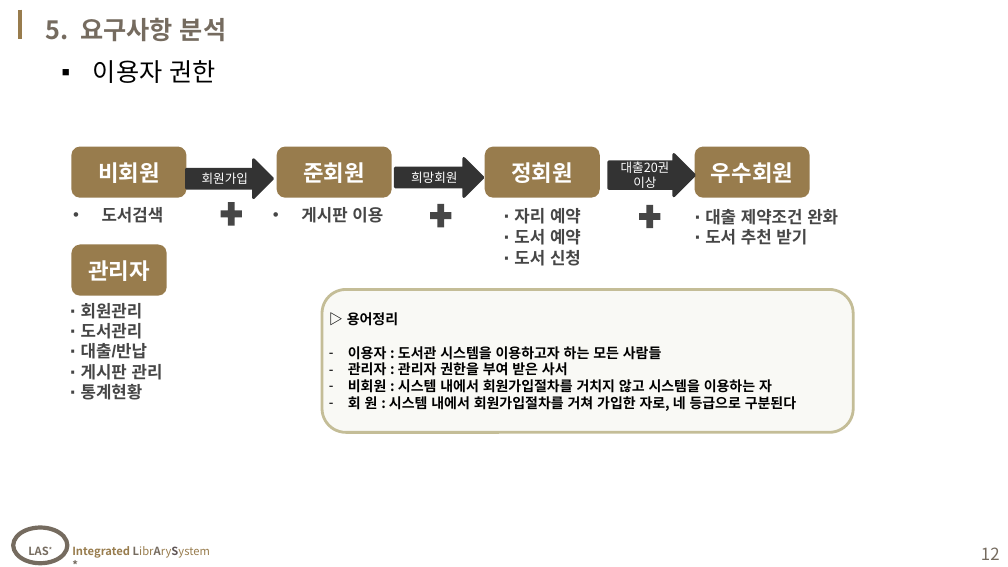
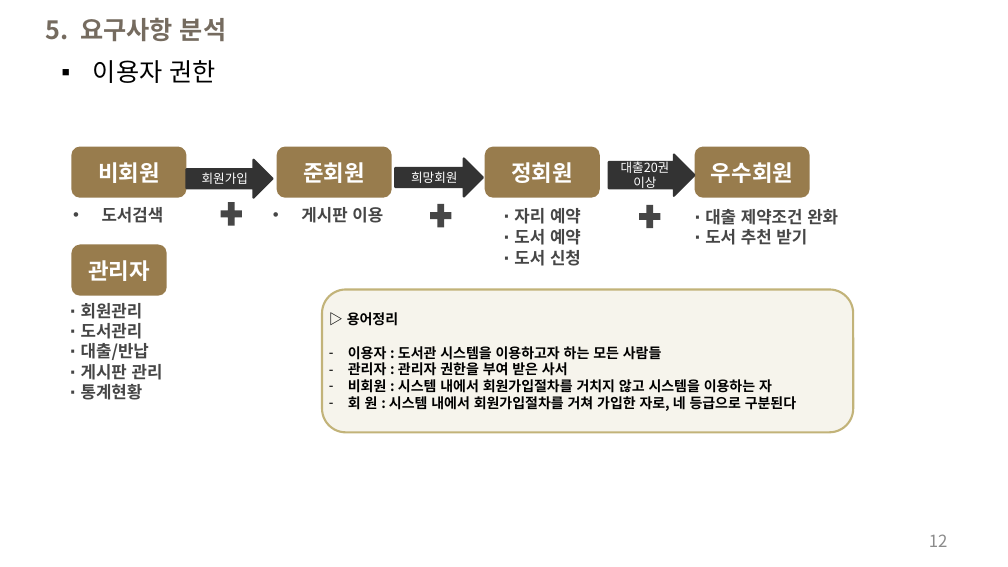
Before and after one commit to houn7145/class, a slide deck: slide 12 of project/EX/ppt가본.pptx. Drawn at 1008x567 pixels with LibreOffice and Linux fonts; fonts in the diff are those of the drawing; background and template pictures are left out. Boxes give left, top, right and bottom in pixels: in the first picture for what was removed or moved away, otherwise in the second. Text is boxed around its words. In the diff, an @@ line names an element or a change of style, - is before the commit and + after.

```diff
--- a/project/EX/ppt가본.pptx
+++ b/project/EX/ppt가본.pptx
@@ line removed from (20, 10) to (20, 39) @@
@@ text "∙ 회원관리" at (81, 303, 163, 400): font Arial to Noto Sans CJK KR @@
@@ rounded rectangle "▷ 용어정리" at (323, 289, 854, 432): fill #EEECE1 at 30% opacity to #E3DCC1 at 30% opacity; outline #C4BD97 2 pt to #C2B379 1.5 pt; proportions changed @@
@@ ellipse removed at (13, 527, 68, 562) @@
-LAS*
@@ page number: place and size @@
-page number at (981, 547, 1000, 560)
+page number at (929, 534, 948, 547)
@@ page number at (929, 534, 948, 547): text colour #756B5F to #8C8C8C @@
@@ text removed at (72, 546, 210, 558) @@
-Integrated LibrArySystem *
```
Also in this commit, not shown: 21 other slides changed, 2 slides added, 2 slides removed, 9 other files.
